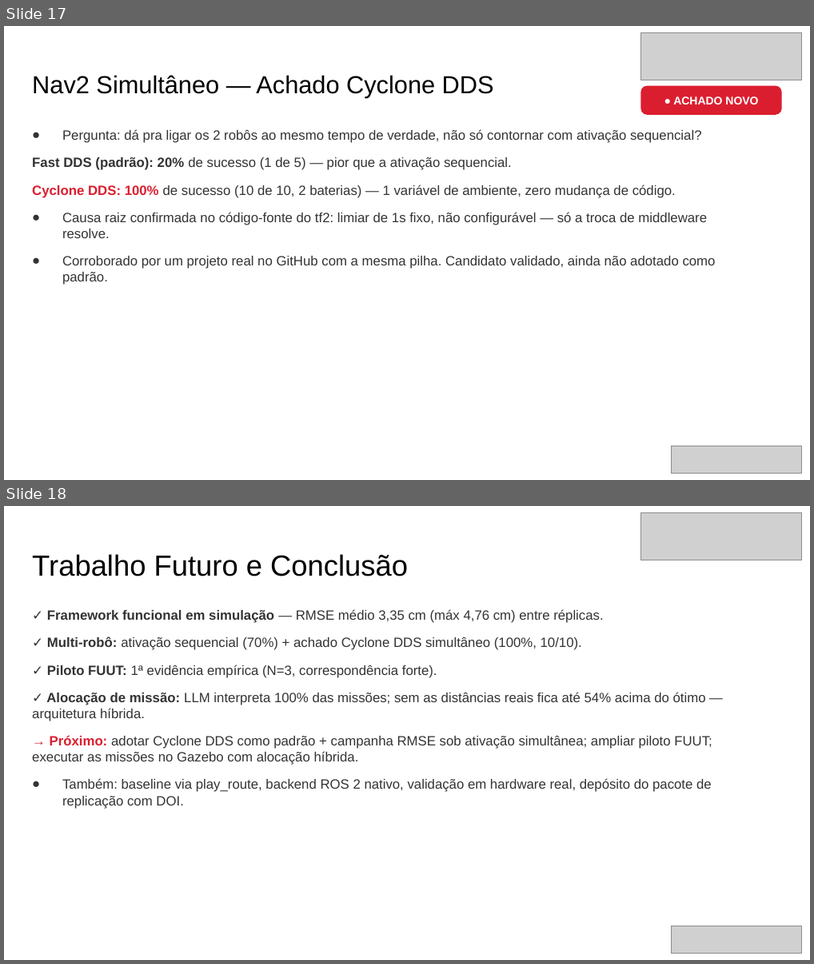
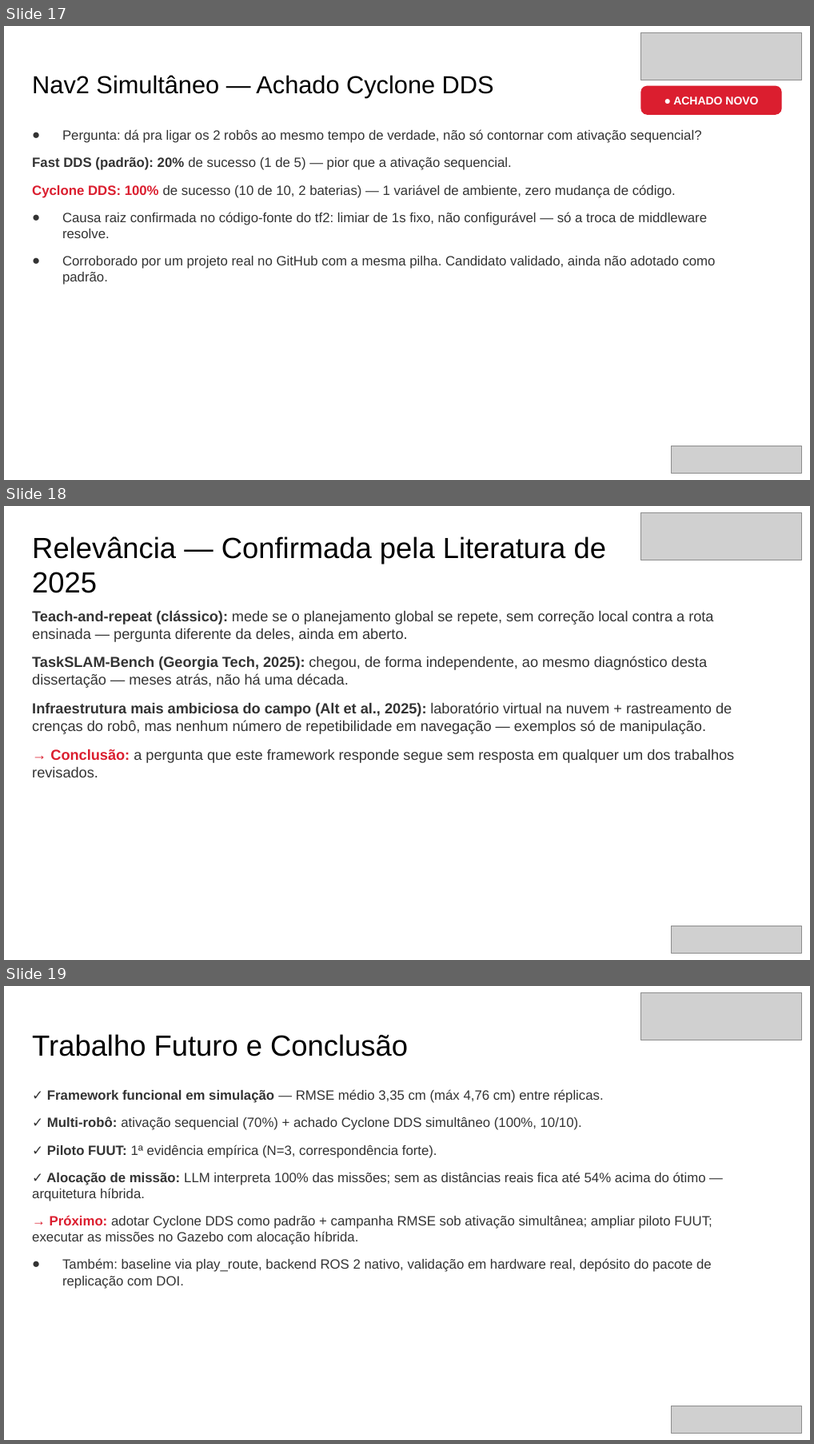
Before and after one commit to eduardowanderleyde/fleet-ui, a slide deck: disserta-apresenta/apresentacao_defesa.pptx. Shown one above the other, each under a label of ours: slides 17 and 18 before the commit, slides 17, 18 and 19 after it. The pictures are 814x964 and 814x1444 pixels, drawn with LibreOffice and Linux fonts; fonts in the diff are those of the drawing; grey boxes stand for pictures. Boxes give left, top, right and bottom in pixels: in the first picture for what was removed or moved away, otherwise in the second. Text is boxed around its words. In the diff, an @@ line names an element or a change of style, - is before the commit and + after.

```diff
--- a/disserta-apresenta/apresentacao_defesa.pptx
+++ b/disserta-apresenta/apresentacao_defesa.pptx
@@ slide 18 added at [4,506,810,960], background #FFFFFF @@
@@ picture added at [641,512,802,560] @@
@@ text added at [32,536,606,593], 26 pt, text #000000 @@
+Relevância — Confirmada pela Literatura de 2025
@@ text added at [32,610,735,777], 13 pt, text #333333 @@
+● Teach-and-repeat (clássico): mede se o planejamento global se repete, sem correção local contra a rota ensinada — pergunta diferente da deles, ainda em aberto.
+● TaskSLAM-Bench (Georgia Tech, 2025): chegou, de forma independente, ao mesmo diagnóstico desta dissertação — meses atrás, não há uma década.
+● Infraestrutura mais ambiciosa do campo (Alt et al., 2025): laboratório virtual na nuvem + rastreamento de crenças do robô, mas nenhum número de repetibilidade em navegação — exemplos só de manipulação.
+● → Conclusão: a pergunta que este framework responde segue sem resposta em qualquer um dos trabalhos revisados.
@@ picture added at [672,926,802,953] @@
@@ what was slide 18 is now slide 19 @@
```
Also in this commit, not shown: 1 other file.
